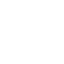
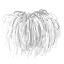
Layered file, before and after one edit (64px x 64px). Changes by layer:
added layer "Background copy#5" above "Background copy#4" over 1, 9, 61, 59
